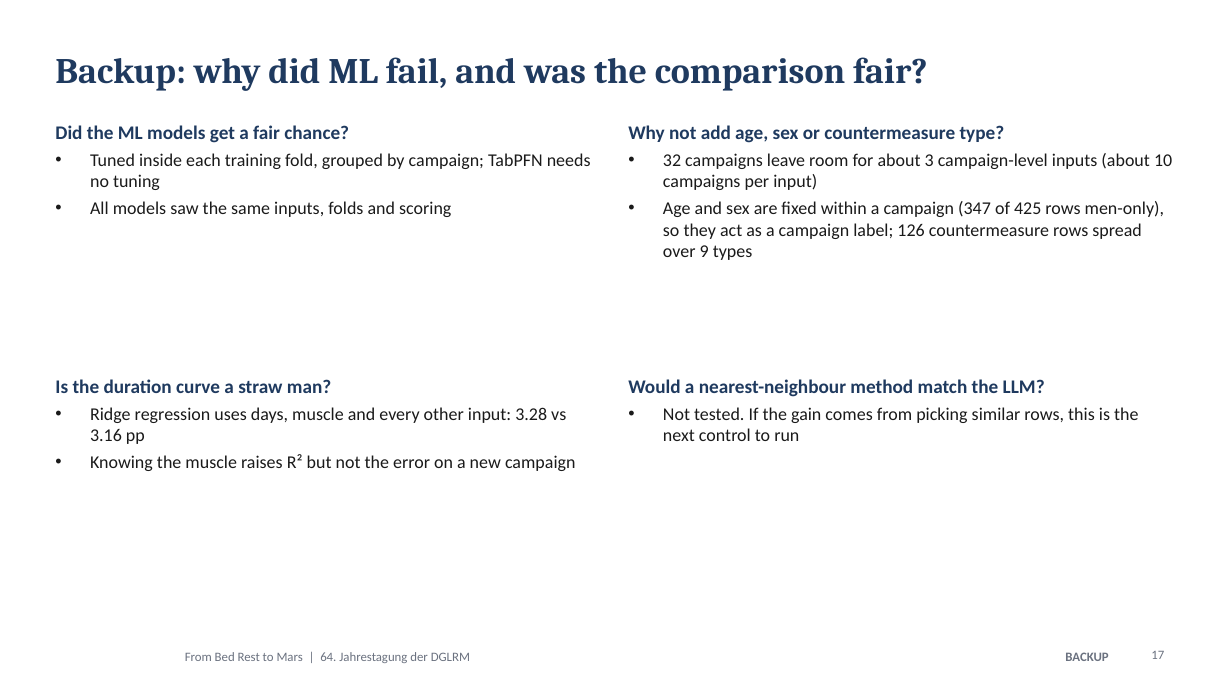
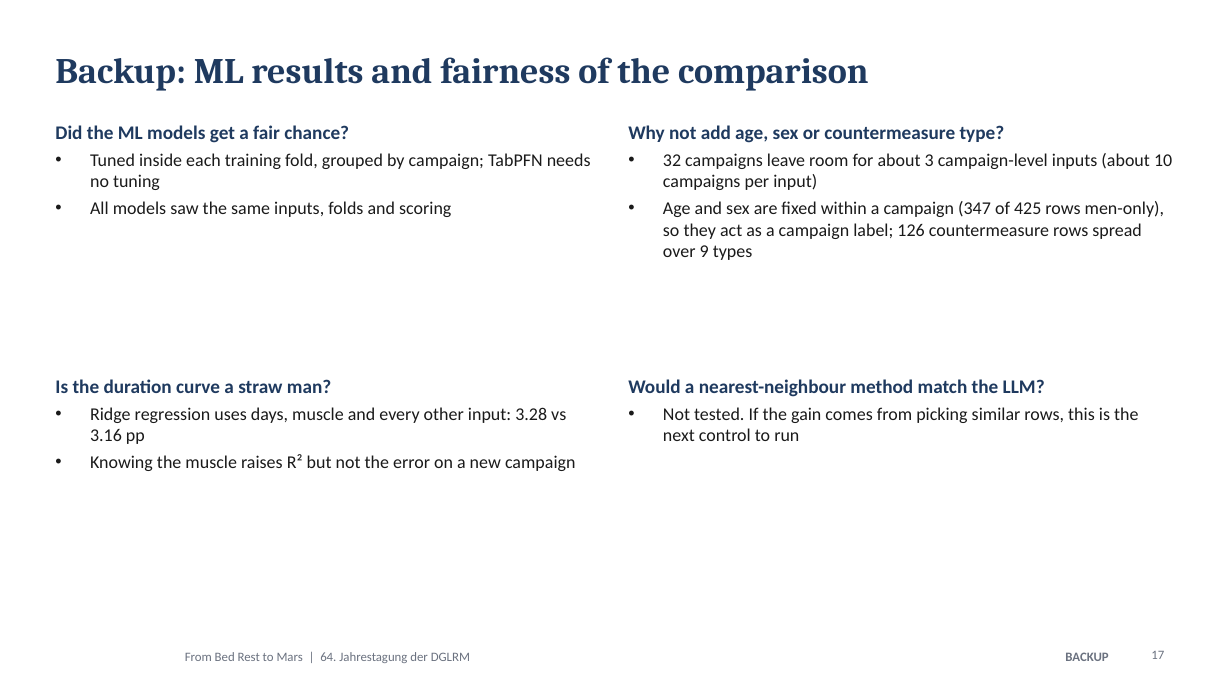
Before and after one commit to MiladBahariQaragoz/BedrestToMars, a slide deck: slide 17 of presentation/bed-rest-to-mars-talk.pptx. Drawn at 1232x693 pixels with LibreOffice and Linux fonts; fonts in the diff are those of the drawing; background and template pictures are left out. Boxes give left, top, right and bottom in pixels: in the first picture for what was removed or moved away, otherwise in the second. Text is boxed around its words. In the diff, an @@ line names an element or a change of style, - is before the commit and + after.

```diff
--- a/presentation/bed-rest-to-mars-talk.pptx
+++ b/presentation/bed-rest-to-mars-talk.pptx
@@ title at [55, 57, 868, 91]: text changed @@
-Backup: why did ML fail, and was the comparison fair?
+Backup: ML results and fairness of the comparison
```
Also in this commit, not shown: 14 other slides changed, 3 other files.
